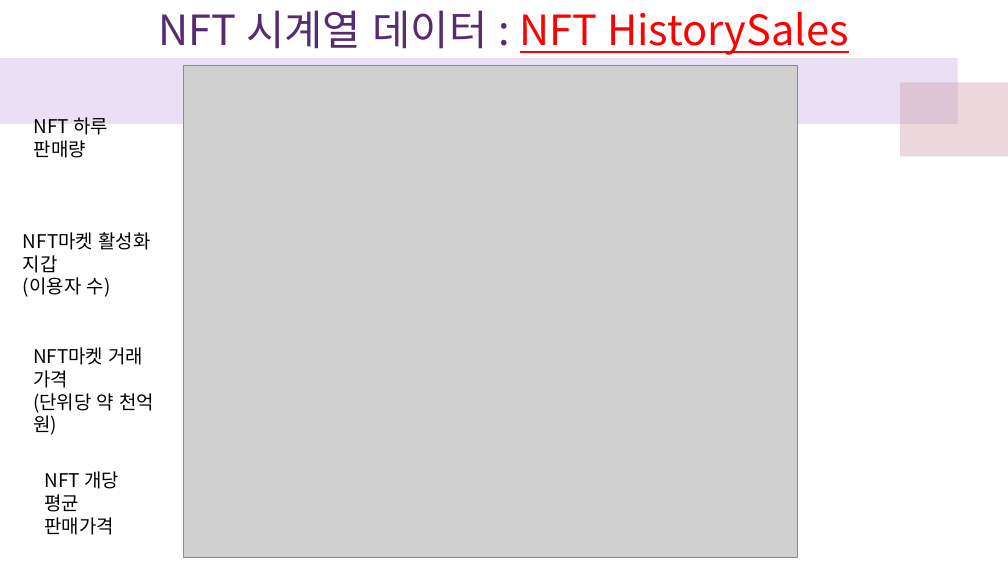
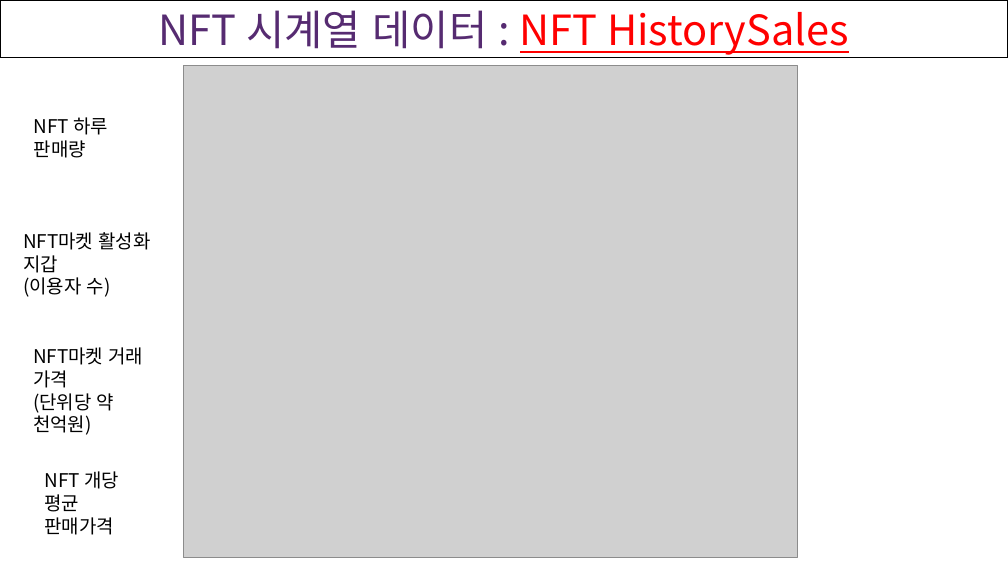
Before and after one commit to cgw03Lau/DAP__, a slide deck: slide 5 of DAP_Project/데분프 발표.pptx (slide 6 before the commit). Drawn at 1008x567 pixels with LibreOffice and Linux fonts; fonts in the diff are those of the drawing; grey boxes stand for pictures. Boxes give left, top, right and bottom in pixels: in the first picture for what was removed or moved away, otherwise in the second. Text is boxed around its words. In the diff, an @@ line names an element or a change of style, - is before the commit and + after.

```diff
--- a/DAP_Project/데분프 발표.pptx
+++ b/DAP_Project/데분프 발표.pptx
@@ title "NFT 시계열 데이터 : NFT ..." at box(0, 0, 1008, 57): outline #FFFFFF 0.75 pt to #000000 0.75 pt @@
@@ rectangle removed at box(0, 0, 268, 45) @@
@@ rectangle removed at box(197, 0, 411, 45) @@
@@ rectangle removed at box(0, 33, 958, 124) @@
@@ rectangle removed at box(901, 82, 1008, 157) @@
@@ text "NFT마켓 거래 가격" rewrapped from box(33, 347, 155, 435) to box(33, 347, 144, 435) @@
```
Also in this commit, not shown: 13 other slides changed, 1 slide added, 1 slide removed.
